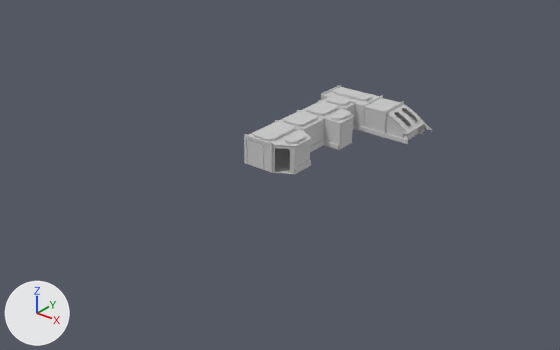
Renders of the FBX model Assets/Models/GalaxyCorridor/SeniorOfficersQuarters.fbx from each side of a commit.
Camera for both pictures: a 50 mm lens placed at (12.68, -18.9, 9.59), pointed at (1.14, -4.47, 0.65). Every picture has the same lights, and +X, +Y and +Z are marked at lower left. Where no turn or scale is listed for an object, it has been applied to the vertices.
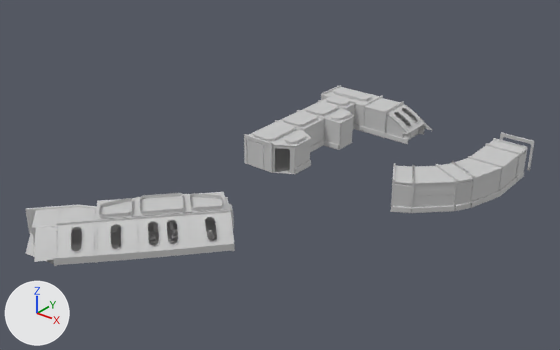
Where the change shows, as pixel boxes (x1, y1, x2, y2) in the pictures (560 x 350 px):
'Plane35', added
    after: (25, 132, 534, 266)
    faces in mat_13___default (light grey #cacaca): (25, 192, 235, 266)
    faces in mat_09___default_001 (light grey #cacaca): (392, 132, 534, 213)
    faces in mat_07___default_001 (light grey #cacaca): (391, 150, 527, 213)
    faces in mat_01___defaultwe (light grey #cacaca): (392, 138, 527, 211)

The edits, one by one:
Material '07 - Default.001' (mat_07___default_001) is new.
Its base color is (0.588, 0.588, 0.588) (light grey #cacaca).
Its roughness is 0.69.
Material '03 - Default' (mat_03___default) is new.
Its base color is (0.588, 0.588, 0.588) (light grey #cacaca).
Its roughness is 0.69.
Mesh me_plane35 is new.
It has 30600 vertices, 54952 faces and spans x -5.51..2.95, y -8.61..3.26, z -0.34..0.91.
Faces by material slot: [3326, 390, 116, 116, 990, 990, 49024].
It uses material mat_09___default_001 (light grey #cacaca).
It uses material mat_01___default_001 (light grey #cacaca).
It uses material mat_03___default (light grey #cacaca).
It uses material mat_07___default_001 (light grey #cacaca).
It uses material mat_01___defaultwe (light grey #cacaca).
It uses material mat_13___default_001 (light grey #cacaca).
It uses material mat_13___default (light grey #cacaca).
Object 'Plane35' (ob_plane35) is new; it shows me_plane35.
Its location is (2.79, -1.96, 0.0).
